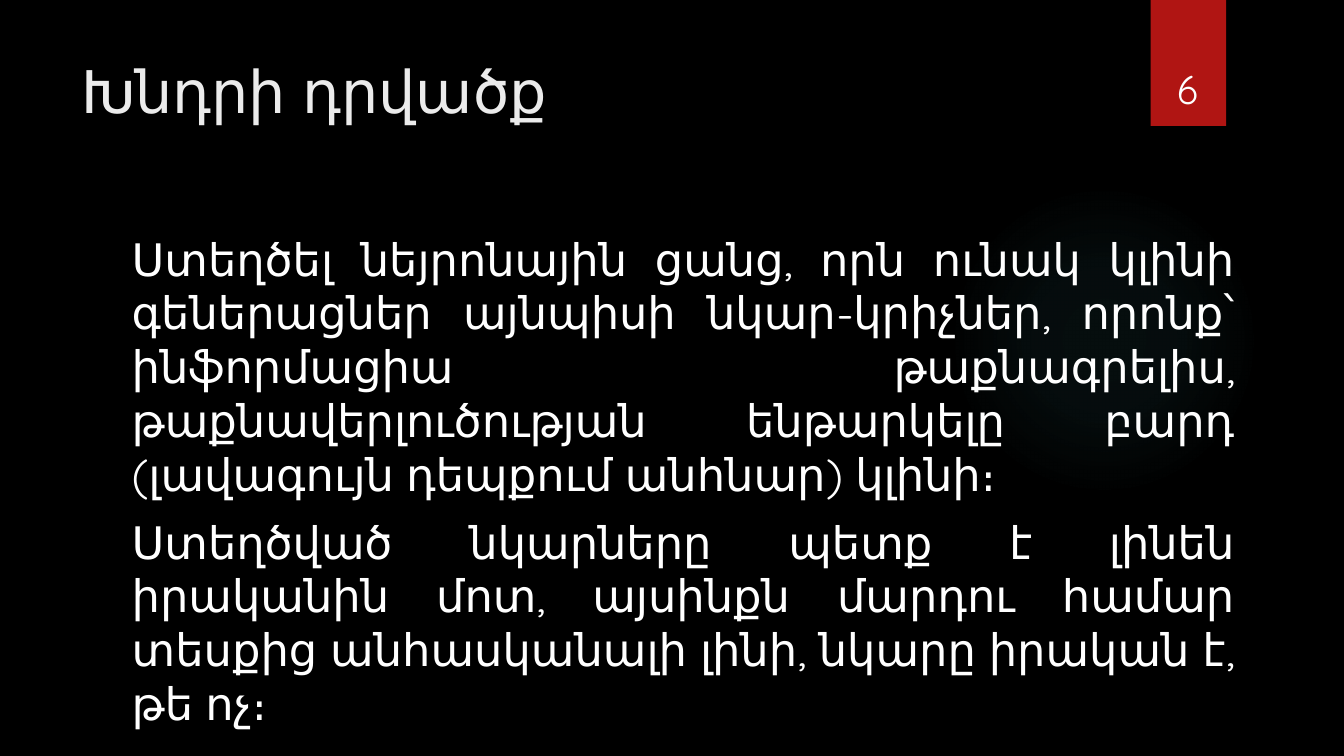
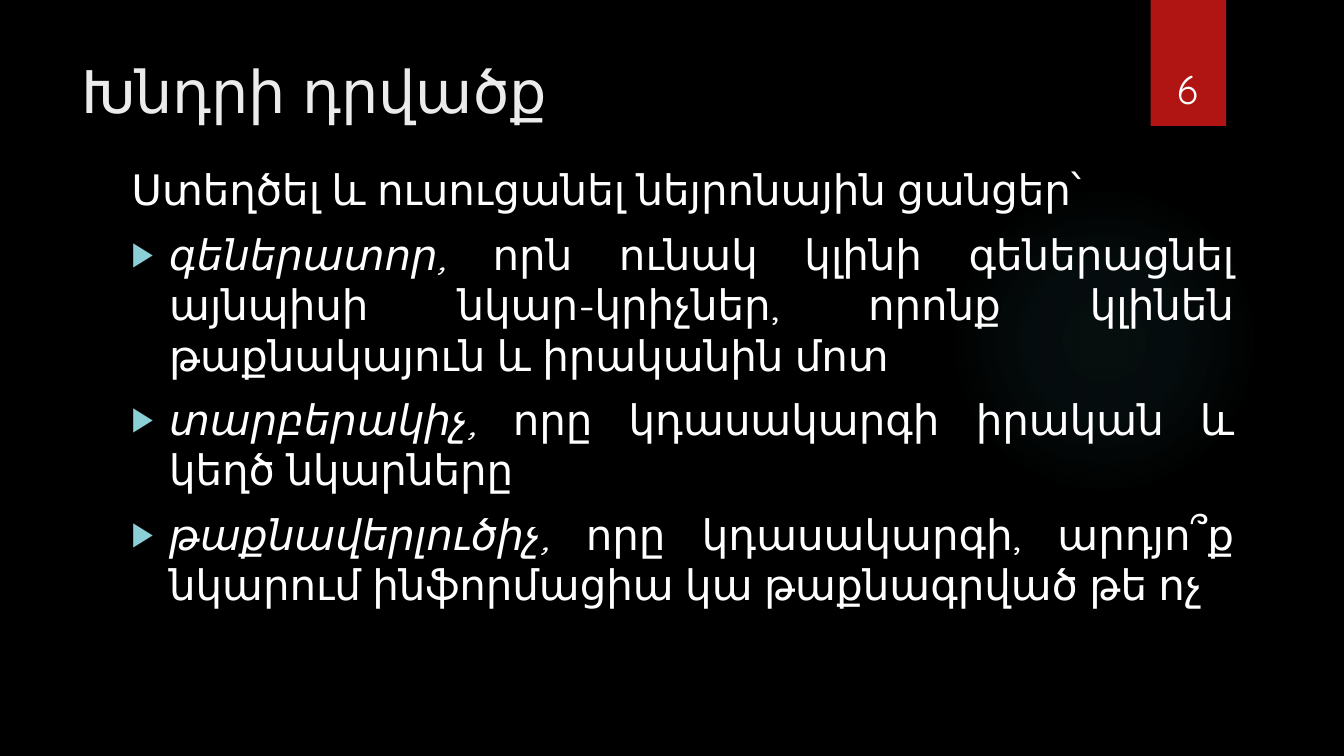
Before and after one commit to Lusine0101/GAN-for-Stegan, a slide deck: slide 6 of Գեներատիվ մրցակցող ցանցերի կիրառումը նկարի տեսքով թաքնագրության կրիչ.pptx. Drawn at 1344x756 pixels with LibreOffice and Linux fonts; fonts in the diff are those of the drawing; background and template pictures are left out. Boxes give left, top, right and bottom in pixels: in the first picture for what was removed or moved away, otherwise in the second. Text is boxed around its words. In the diff, an @@ line names an element or a change of style, - is before the commit and + after.

```diff
--- a/Գեներատիվ մրցակցող ցանցերի կիրառումը նկարի տեսքով թաքնագրության կրիչ.pptx
+++ b/Գեներատիվ մրցակցող ցանցերի կիրառումը նկարի տեսքով թաքնագրության կրիչ.pptx
@@ text at box(131, 171, 1235, 609): text changed; size 32 to 30 pt @@
-Ստեղծել նեյրոնային ցանց, որն ունակ կլինի գեներացներ այնպիսի նկար-կրիչներ, որոնք՝ ինֆորմացիա թաքնագրելիս, թաքնավերլուծության ենթարկելը բարդ (լավագույն դեպքում անհնար) կլինի։
-Ստեղծված նկարները պետք է լինեն իրականին մոտ, այսինքն մարդու համար տեսքից անհասկանալի լինի, նկարը իրական է, թե ոչ։
+Ստեղծել և ուսուցանել նեյրոնային ցանցեր՝
+▶ գեներատոր, որն ունակ կլինի գեներացնել այնպիսի նկար-կրիչներ, որոնք կլինեն թաքնակայուն և իրականին մոտ
+▶ տարբերակիչ, որը կդասակարգի իրական և կեղծ նկարները
+▶ թաքնավերլուծիչ, որը կդասակարգի, արդյո՞ք նկարում ինֆորմացիա կա թաքնագրված թե ոչ
```
Also in this commit, not shown: 10 other slides changed.
